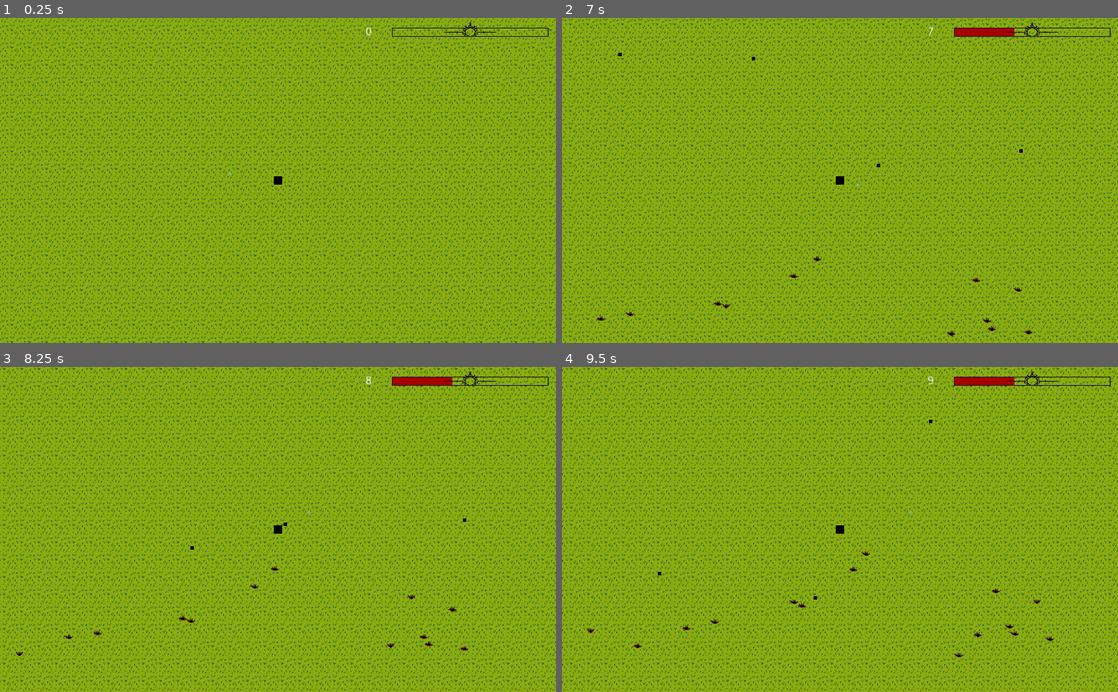
Above: before the commit, frames 1-4 (two rows, left to right).
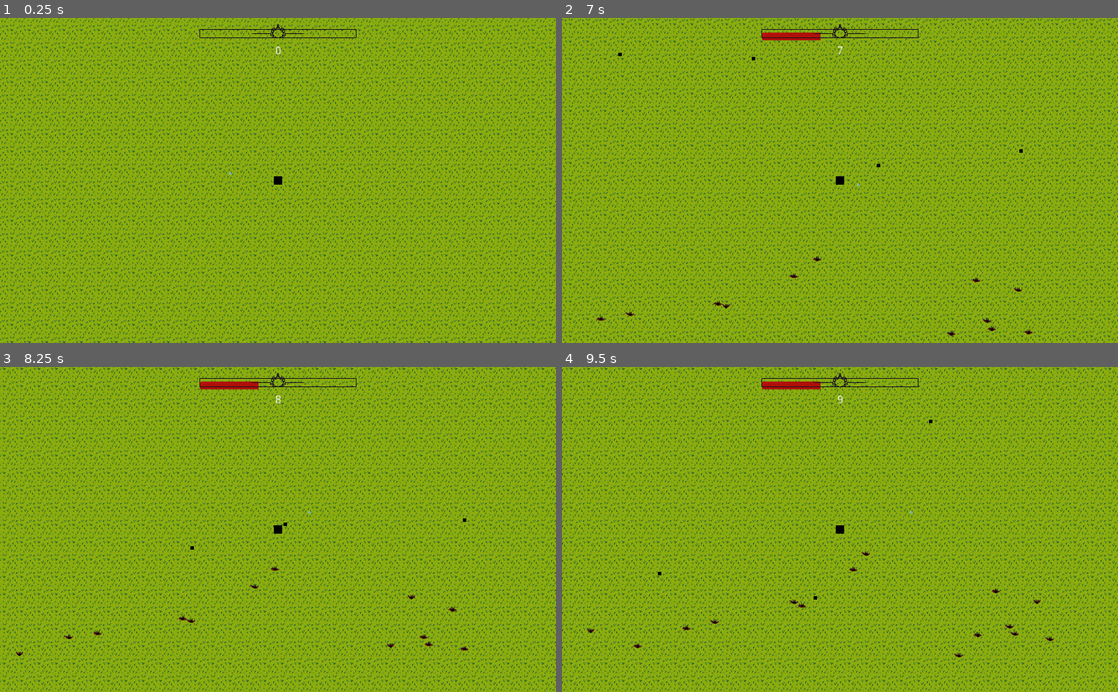
Above: after the commit, the same moments.

Repository: kirito500/vampire-soul
Game: Godot game, scene res://test.tscn
Same seed, same stepped clock (60 frames per second), same inputs: the game is played once before the commit and once after it.
Inputs (mouse positions are in pixels of both pictures, inside the frame that each line leads up to):
- Up to frame 1 (0.25 s): no input
- Up to frame 2 (7 s): tap Enter at 0.5 s; move the mouse to (962, 164) at 0.52 s; hold A (A) 0.53-1.25 s; click (962, 164) at 0.67 s; drag from (728, 196) to (840, 180) at 1.27 s; move the mouse to (895, 109) at 2.02 s; hold D (D) 2.03-2.75 s; click (895, 109) at 2.17 s; tap A (A) at 2.3, 3.8, 6.8 s; drag from (812, 245) to (990, 151) at 2.77 s; move the mouse to (1006, 229) at 3.52 s; hold W (W) 3.53-4.25 s; click (1006, 229) at 3.67 s; drag from (673, 131) to (745, 320) at 4.27 s; move the mouse to (867, 180) at 5.02 s; hold A (A) 5.03-5.75 s; click (867, 180) at 5.17 s; drag from (756, 99) to (778, 320) at 5.77 s; move the mouse to (962, 164) at 6.52 s; hold S (S) from 6.53 s (still down); click (962, 164) at 6.67 s
- Up to frame 3 (8.25 s): release S (S) at 7.25 s; drag from (166, 545) to (450, 617) at 7.27 s; move the mouse to (333, 458) at 8.02 s; hold A (A) from 8.03 s (still down); click (333, 458) at 8.17 s
- Up to frame 4 (9.5 s): release A (A) at 8.75 s; drag from (812, 594) to (673, 633) at 8.77 s

The runs differ from the first frame. In frame 1, 0.4% of the frame differs, in the area x 35-99%, y 1-12%; in frame 2, 0.9%; in frame 3, 0.9%; in frame 4, 0.9%.

Commit message:
daw

Diff:
--- a/player/player.tscn
+++ b/player/player.tscn
@@ -2,7 +2,7 @@
 
 [ext_resource path="res://caster.png" type="Texture" id=1]
 [ext_resource path="res://player/player.gd" type="Script" id=2]
-[ext_resource path="res://player/XPBETA-1.png" type="Texture" id=3]
+[ext_resource path="res://player/xpbar.png" type="Texture" id=3]
 [ext_resource path="res://player/progressBar (1).png" type="Texture" id=4]
 
 [sub_resource type="CircleShape2D" id=1]
@@ -61,10 +61,10 @@
 shape = SubResource( 2 )
 
 [node name="scoup" type="Label" parent="."]
-margin_left = 274.0
-margin_top = -569.0
-margin_right = 314.0
-margin_bottom = -555.0
+margin_left = -59.0
+margin_top = -498.0
+margin_right = -19.0
+margin_bottom = -484.0
 rect_scale = Vector2( 3, 3 )
 text = "0"
 align = 1
@@ -72,18 +72,11 @@
 "_edit_use_anchors_": false
 }
 
-[node name="level_progress" type="ProgressBar" parent="."]
-visible = false
-margin_left = -518.0
-margin_top = -580.0
-margin_right = 520.0
-margin_bottom = -542.0
-
 [node name="ExpBar" type="TextureProgress" parent="."]
-margin_left = 404.0
-margin_top = -590.0
-margin_right = 1032.0
-margin_bottom = -519.0
+margin_left = -304.0
+margin_top = -585.0
+margin_right = 324.0
+margin_bottom = -514.0
 max_value = 1000.0
 value = 10.0
 texture_over = ExtResource( 4 )
Binary file removed: player/XPBETA-1.png
Binary file added: player/xpbar.png
Not shown, changed: player/xpbar.png.import
